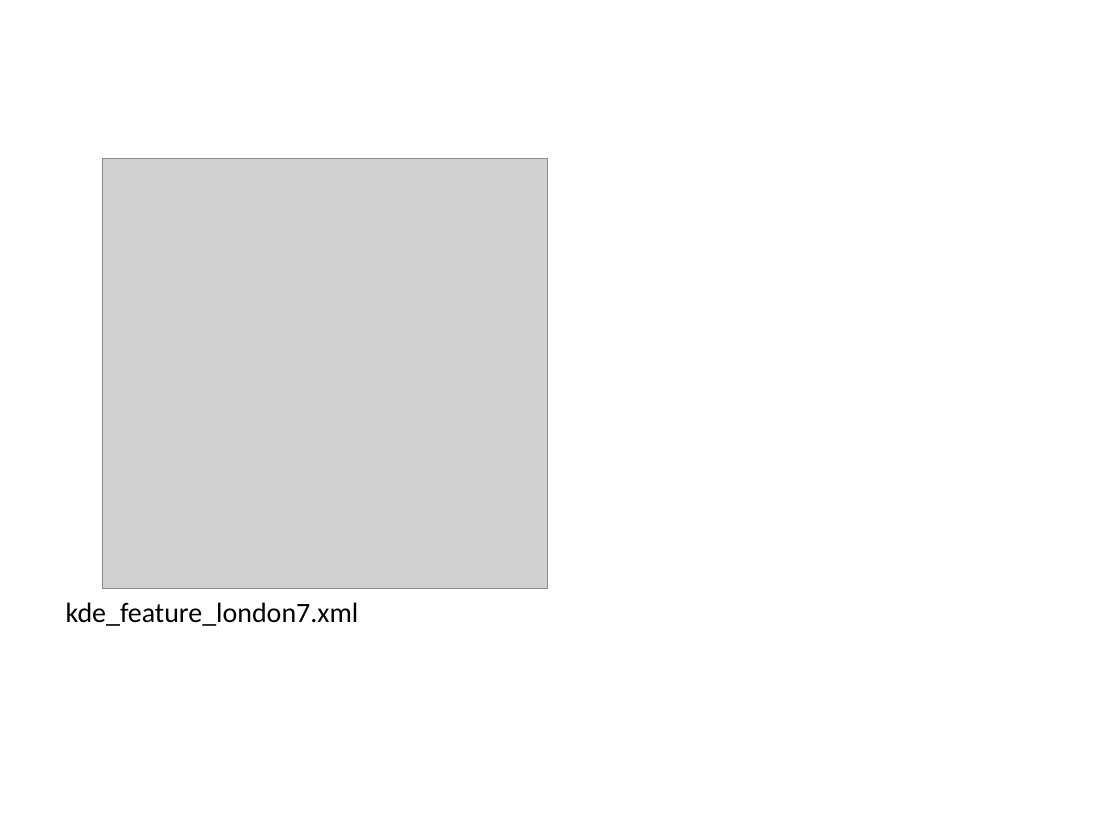
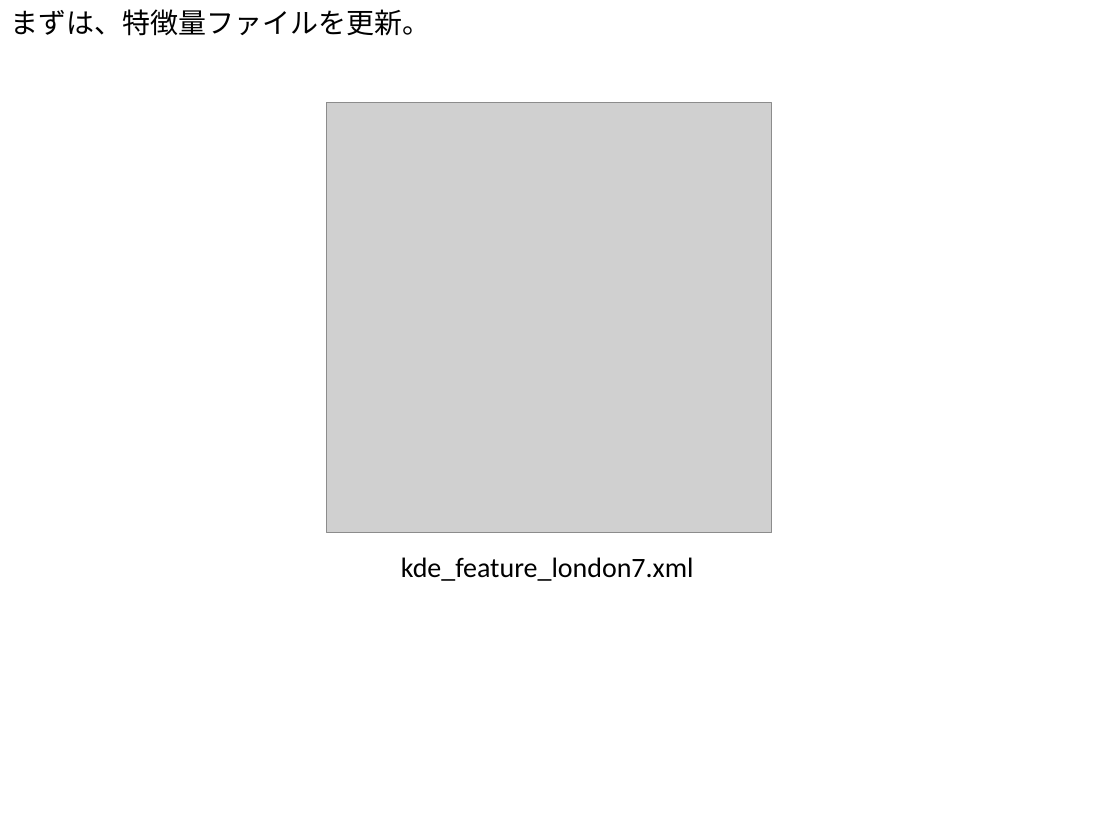
Before and after one commit to gnishida/RoadDesigner, a slide deck: slide 4 of doc/交差点間Space.pptx. Drawn at 1120x840 pixels with LibreOffice and Linux fonts; fonts in the diff are those of the drawing; grey boxes stand for pictures. Boxes give left, top, right and bottom in pixels: in the first picture for what was removed or moved away, otherwise in the second. Text is boxed around its words. In the diff, an @@ line names an element or a change of style, - is before the commit and + after.

```diff
--- a/doc/交差点間Space.pptx
+++ b/doc/交差点間Space.pptx
@@ text added at [11, 9, 431, 36], 18 pt, text #000000 @@
+まずは、特徴量ファイルを更新。
@@ picture: place and size @@
-picture at [103, 159, 549, 589]
+picture at [327, 103, 773, 533]
@@ text "kde_feature_london7.xml": place and size @@
-text "kde_feature_london7.xml" at [66, 602, 359, 626]
+text "kde_feature_london7.xml" at [401, 557, 694, 581]
```
Also in this commit, not shown: 3 slides added, 12 other files.
